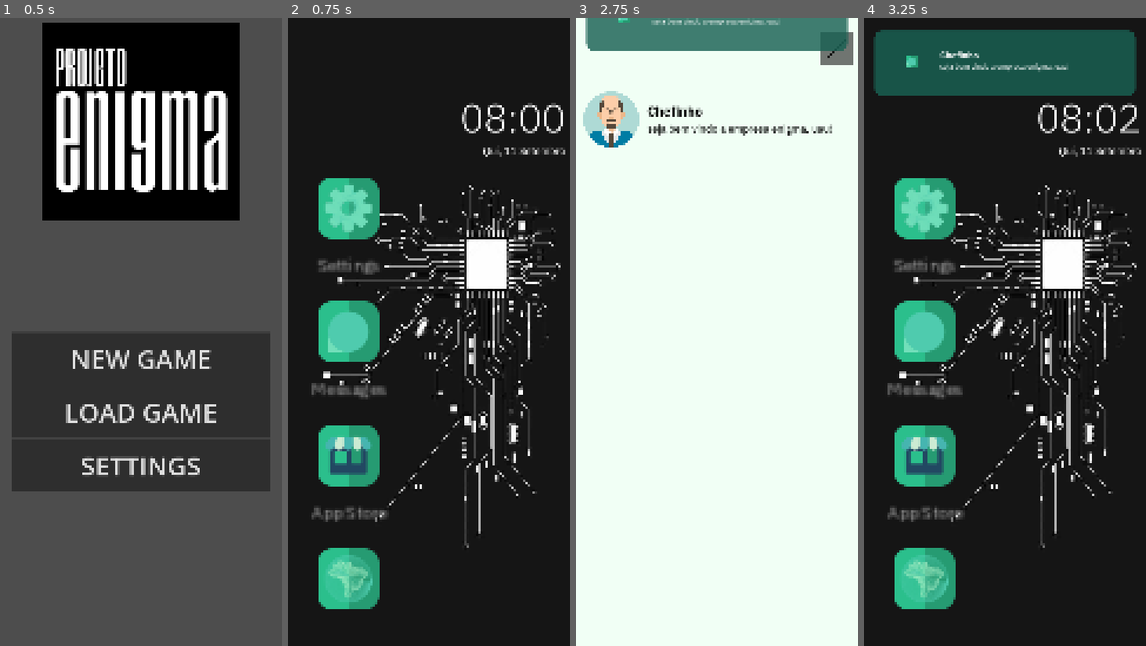
Above: before the commit, frames 1-4 (left to right).
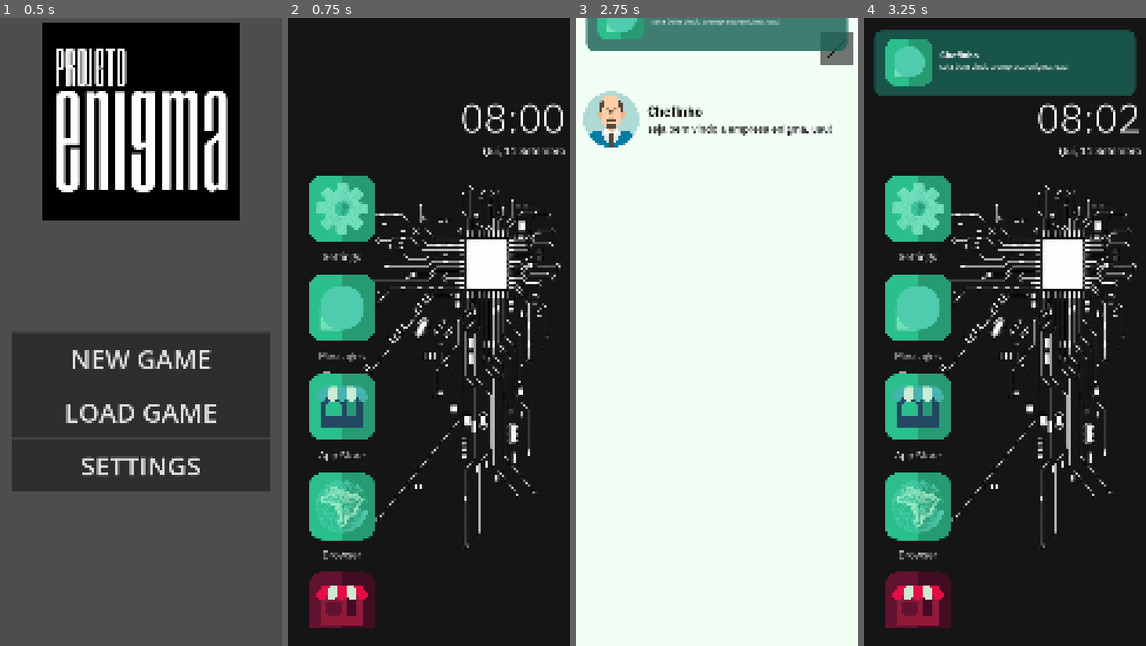
Above: after the commit, the same moments.

Repository: StudioENIGMA/ProjectENIGMA
Game: Godot game, scene res://scenes/main.tscn
The game is run twice, just before and just after one commit, with the same random seed, the same clock (stepped at 60 frames per second) and the same inputs. The engine's default icon, where the game draws it, is replaced by a stand-in: a white triangle on a blue panel in a dark square.
Inputs (mouse positions are in pixels of both pictures, inside the frame that each line leads up to):
- Up to frame 1 (0.5 s): no input
- Up to frame 2 (0.75 s): click "NEW GAME" at 0.5 s
- Up to frame 3 (2.75 s): click "Messages" at 1.25 s; click "< --" at 2 s
- Up to frame 4 (3.25 s): click (1123, 49) at 2.75 s

Frame 1 is identical in both runs. In frame 2, 13% of the frame differs, in the area x 7-36%, y 25-98%; in frame 3, 0.5%; in frame 4, 14%, in the area x 7-36%, y 3-98%.

Commit message:
feat: updated icons

Diff:
--- a/scenes/game_screen.tscn
+++ b/scenes/game_screen.tscn
@@ -7,6 +7,7 @@
 [ext_resource type="PackedScene" uid="uid://c2pee1p02e7tm" path="res://scenes/both_shops.tscn" id="5_x5x4e"]
 [ext_resource type="Theme" uid="uid://dumg8l48etp41" path="res://assets/themes/test_theme.tres" id="6_h0j4g"]
 [ext_resource type="Texture2D" uid="uid://clmd7chum00ms" path="res://assets/icons/settings.png" id="7_87fqc"]
+[ext_resource type="FontFile" uid="uid://b778cnyygqp4l" path="res://assets/fonts/IBMPlexSans-Regular.ttf" id="7_bd51b"]
 [ext_resource type="Texture2D" uid="uid://3brgs4sc8f7p" path="res://assets/icons/messages.png" id="8_4u5i3"]
 [ext_resource type="Texture2D" uid="uid://bry5wkwnk70xo" path="res://assets/icons/app-store.png" id="9_f2213"]
 [ext_resource type="Texture2D" uid="uid://cj6hhywlfcl5a" path="res://assets/icons/browser.png" id="10_8imdr"]
@@ -52,9 +53,8 @@
 layout_mode = 0
 offset_left = -465.0
 offset_top = -605.0
-offset_right = -381.0
-offset_bottom = -126.0
-scale = Vector2(3.63031, 3.63031)
+offset_right = -201.0
+offset_bottom = 1128.0
 horizontal_scroll_mode = 0
 vertical_scroll_mode = 3
 
@@ -63,7 +63,11 @@
 
 [node name="SettingsButton" type="Button" parent="Control/ScrollContainer/VBoxContainer"]
 layout_mode = 2
+size_flags_horizontal = 0
+size_flags_vertical = 0
 theme = ExtResource("6_h0j4g")
+theme_override_fonts/font = ExtResource("7_bd51b")
+theme_override_font_sizes/font_size = 40
 action_mode = 0
 text = "Settings"
 icon = ExtResource("7_87fqc")
@@ -73,7 +77,8 @@
 
 [node name="MessagesButton" type="Button" parent="Control/ScrollContainer/VBoxContainer"]
 layout_mode = 2
-theme = ExtResource("6_h0j4g")
+theme_override_fonts/font = ExtResource("7_bd51b")
+theme_override_font_sizes/font_size = 40
 text = "Messages"
 icon = ExtResource("8_4u5i3")
 flat = true
@@ -83,6 +88,8 @@
 [node name="AppStoreButton" type="Button" parent="Control/ScrollContainer/VBoxContainer"]
 layout_mode = 2
 theme = ExtResource("6_h0j4g")
+theme_override_fonts/font = ExtResource("7_bd51b")
+theme_override_font_sizes/font_size = 40
 action_mode = 0
 text = "App Store"
 icon = ExtResource("9_f2213")
@@ -93,6 +100,8 @@
 [node name="BrowserButton" type="Button" parent="Control/ScrollContainer/VBoxContainer"]
 layout_mode = 2
 theme = ExtResource("6_h0j4g")
+theme_override_fonts/font = ExtResource("7_bd51b")
+theme_override_font_sizes/font_size = 40
 action_mode = 0
 text = "Browser
 "
@@ -104,6 +113,8 @@
 [node name="FakeAppStoreButton" type="Button" parent="Control/ScrollContainer/VBoxContainer"]
 layout_mode = 2
 theme = ExtResource("6_h0j4g")
+theme_override_fonts/font = ExtResource("7_bd51b")
+theme_override_font_sizes/font_size = 40
 action_mode = 0
 text = "App Store"
 icon = ExtResource("11_8e4ax")
--- a/scenes/notification_popup.tscn
+++ b/scenes/notification_popup.tscn
@@ -85,6 +85,6 @@
 text = "Chefinho"
 
 [node name="Sprite2D" type="Sprite2D" parent="notification"]
-position = Vector2(-358, -1030)
-scale = Vector2(0.76, 0.76)
+position = Vector2(-367, -1030)
+scale = Vector2(0.7, 0.7)
 texture = ExtResource("1_6euxv")
Binary file changed: assets/icons/app-store.png
Binary file changed: assets/icons/browser.png
Binary file changed: assets/icons/fake-app-store.png
Binary file changed: assets/icons/messages.png
Binary file changed: assets/icons/settings.png
Not shown: 1 places in scenes/game_screen.tscn that only renumber resources
